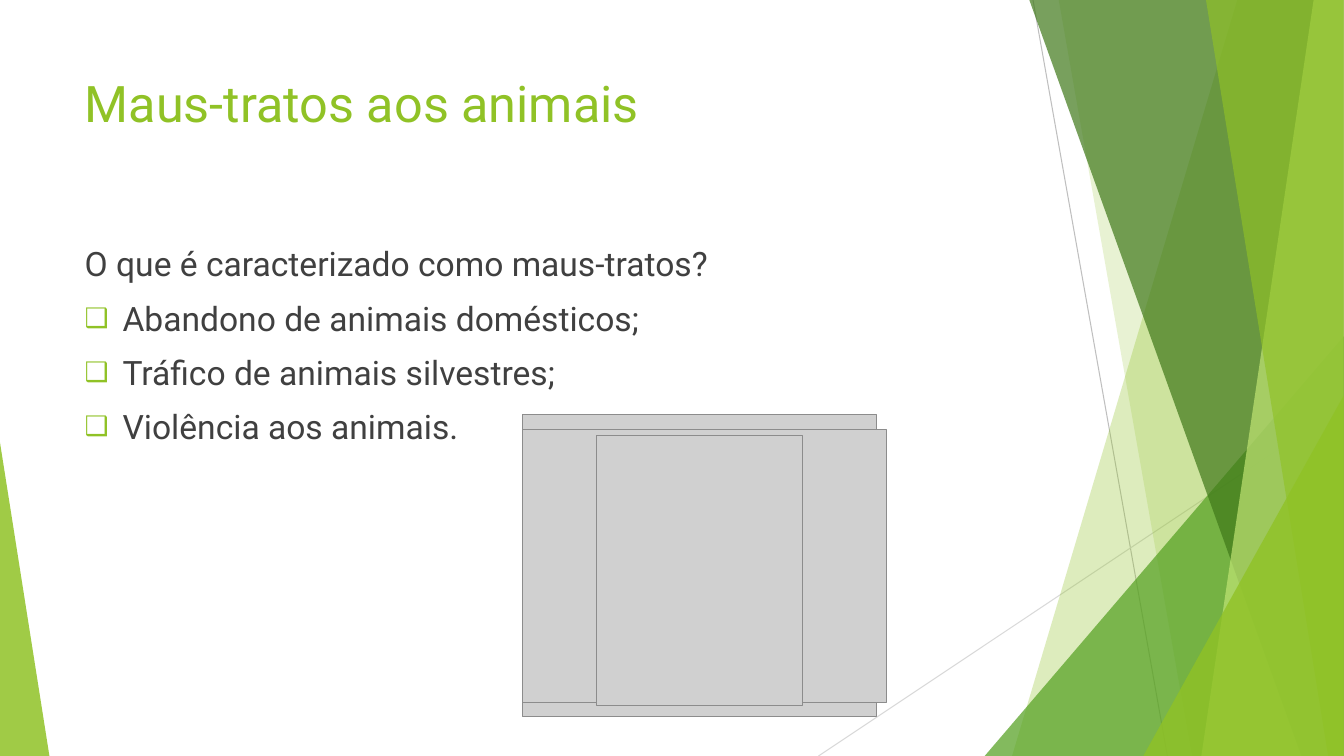
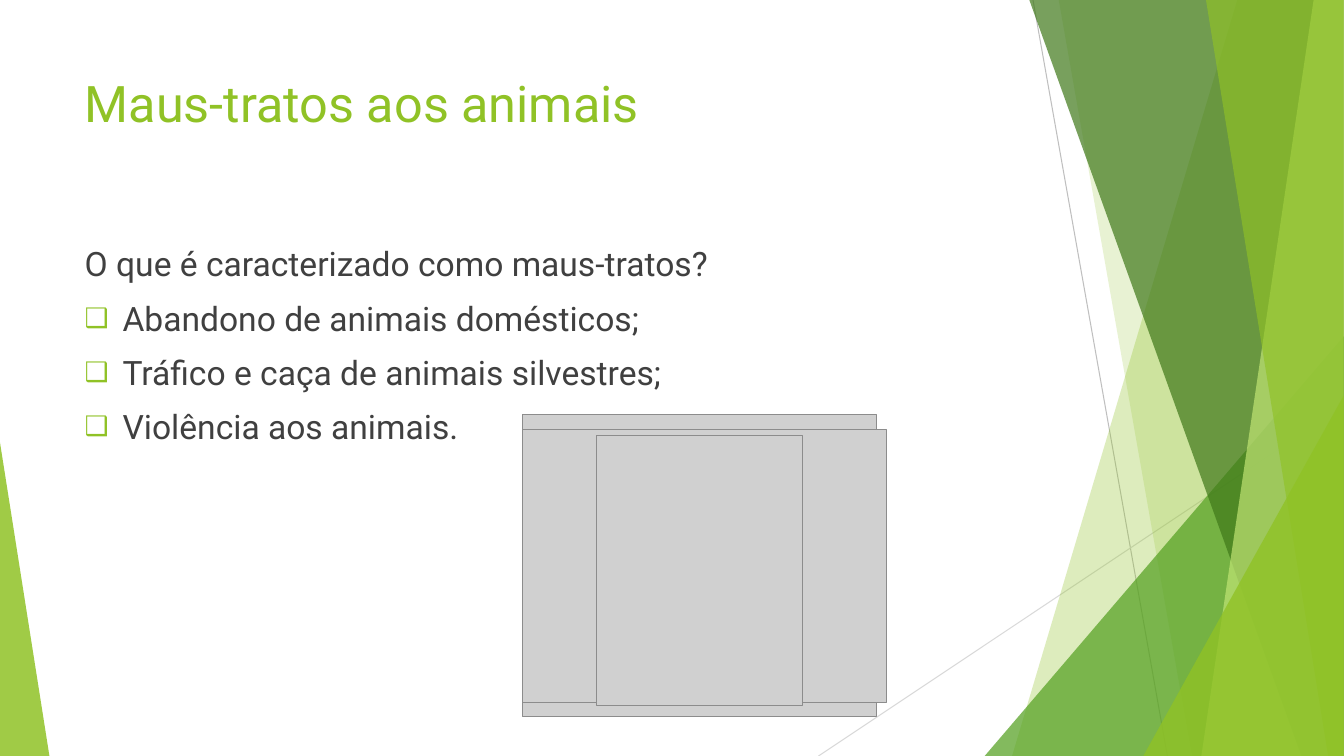
Before and after one commit to matheusrmartins/TCC, a slide deck: slide 4 of Docs/Apresentacao.pptx. Drawn at 1344x756 pixels with LibreOffice and Linux fonts; fonts in the diff are those of the drawing; grey boxes stand for pictures. Boxes give left, top, right and bottom in pixels: in the first picture for what was removed or moved away, otherwise in the second. Text is boxed around its words. In the diff, an @@ line names an element or a change of style, - is before the commit and + after.

```diff
--- a/Docs/Apresentacao.pptx
+++ b/Docs/Apresentacao.pptx
@@ text at box(123, 359, 661, 393): text changed @@
-❑ Tráfico de animais silvestres;
+❑ Tráfico e caça de animais silvestres;
```
Also in this commit, not shown: 1 other slide changed, 2 slides added, 3 other files.
